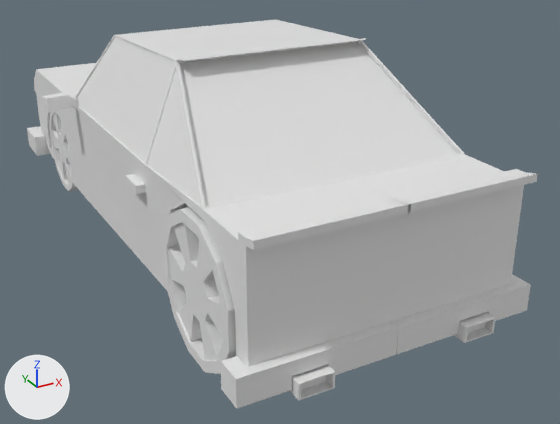
One commit to the Blender file Lab Equipment Games/LowCar.blend: the scene before it, then after it.
One viewpoint serves both versions: a 50 mm camera at (-2.36, -6.1, 2.48) aimed at (0.29, -1.28, 0.07). The axes (+X, +Y, +Z) are drawn at lower left. The lights are the same throughout.

The older version as bpy lines, for what is in view:
```python
me_cube_001 = bpy.data.meshes.new('Cube.001')
me_cube_001.from_pydata(...)  # 435 vertices, 348 faces; spans x -1.28..1.28, y -2.32..1.11, z -0.13..3.64
me_cube_002 = bpy.data.meshes.new('Cube.002')
me_cube_002.from_pydata(...)  # 168 vertices, 148 faces; spans x -1.03..-0.61, y -2.11..0.74, z -0.47..1.88
ob_cube = bpy.data.objects.new('Cube', me_cube_001)
ob_cube.location = (0.0, 0.0, 0.0)
ob_cube.scale = (0.9, 1.39, 0.399)
ob_wheels = bpy.data.objects.new('Wheels', me_cube_002)
ob_wheels.location = (0.0, 0.0, 0.0)
ob_wheels.scale = (0.9, 1.39, 0.399)
_m = ob_wheels.modifiers.new('Mirror', 'MIRROR')
```
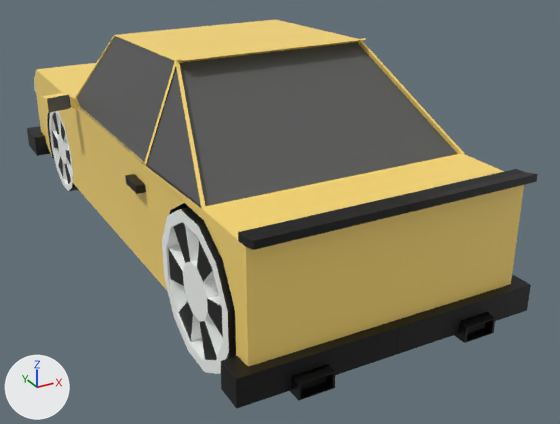
Pixel boxes (x1, y1, x2, y2) of what changed, in the pictures (560 x 424 px):
part 1 of me_cube_001, recoloured (grey to black)
    both: (68, 94, 538, 409)
part 2 of me_cube_001, recoloured (white to black)
    both: (27, 113, 54, 158)
part 3 of me_cube_001, recoloured (white to yellow)
    both: (146, 38, 366, 165)
part 4 of me_cube_001, recoloured (white to yellow)
    both: (34, 19, 504, 279)
part 5 of me_cube_001, recoloured (grey to yellow)
    both: (145, 165, 524, 367)
part 6 of me_cube_001, recoloured (white to grey)
    both: (47, 36, 457, 206)
part 7 of me_cube_002, recoloured
    both: (49, 111, 229, 374)
part 8 of me_cube_002, recoloured (grey to black)
    both: (52, 113, 223, 360)
part 9 of me_cube_002, recoloured (grey to black)
    both: (162, 207, 236, 374)

The change, as a diff of the scene's bpy script:
```diff
--- a/Lab Equipment Games/LowCar.blend.py
+++ b/Lab Equipment Games/LowCar.blend.py
@@ img_wheels @@
+img_wheels = load_image('Wheels', '_unpacked/Wheels', 1024, 1024, 'sRGB')
@@ img_wheel_white @@
+img_wheel_white = load_image('Wheel white', 'Tiers/Wheel white.png', 1024, 1024, 'sRGB')
@@ img_tier @@
+img_tier = load_image('Tier', 'Tiers/Tier.png', 1024, 1024, 'sRGB')
@@ img_car_frame @@
+img_car_frame = load_image('Car frame', 'Car frame.png', 1024, 1024, 'sRGB')
@@ img_everything_else @@
+img_everything_else = load_image('Everything else\\', 'Windows.png', 1024, 1024, 'sRGB')
@@ img_car @@
+img_car = load_image('Car', '_unpacked/Car', 1024, 1024, 'sRGB')
@@ mat_wheel_out @@
+mat_wheel_out = principled_material('Wheel out')
+mat_wheel_out.texture = img_wheels
@@ mat_wheels @@
+mat_wheels = principled_material('Wheels')
+mat_wheels.texture = img_wheel_white
@@ mat_tire @@
+mat_tire = principled_material('Tire')
+mat_tire.texture = img_tier
@@ mat_car @@
+mat_car = principled_material('Car')
+mat_car.texture = img_car_frame
@@ mat_windows @@
+mat_windows = principled_material('Windows')
+mat_windows.texture = img_everything_else
@@ mat_lights @@
+mat_lights = principled_material('Lights')
+mat_lights.base_color = (0.8, 0.8, 0.8)  # white #e7e7e7
@@ mat_material_001 @@
+mat_material_001 = principled_material('Material.001')
+mat_material_001.texture = img_car
@@ me_cube_001 @@
 me_cube_001.from_pydata(...)  # 435 vertices, 348 faces; spans x -1.28..1.28, y -2.32..1.11, z -0.13..3.64
 # used by ob_cube; location = (0.0, 0.0, 0.0); scale = (0.9, 1.39, 0.399)
+# me_cube_001 part 1: 163 of the faces centred in x -1.11..1.11, y -2.32..-0.09, z -0.13..2.25 switch from no material to mat_material_001 (picture img_car)
+# me_cube_001 part 2: 69 of the faces centred in x -1.11..1.11, y 0.18..1.11, z -0.06..1.53 switch from no material to mat_material_001 (picture img_car)
+# me_cube_001 part 3: 10 of the faces centred in x -0.88..0.73, y -1.55..-1.26, z 2.8..3.63 switch from no material to mat_material_001 (picture img_car)
+# me_cube_001 part 4: 82 of the faces centred in x -1.27..1.27, y -2.05..1.0, z 0.69..3.56 switch from no material to mat_car (picture img_car_frame)
+# me_cube_001 part 5: 6 of the faces centred in x -1.0..1.0, y -2.23..-1.52, z 1.1..1.26 switch from no material to mat_car (picture img_car_frame)
+# me_cube_001 part 6: 4 of the faces centred in x -1.16..0.0, y -1.53..-0.13, z 2.1..2.81 switch from no material to mat_windows (picture img_everything_else)
+me_cube_001.materials.append(mat_lights)  # white #e7e7e7
@@ me_cube_002 @@
 # used by ob_wheels; location = (0.0, 0.0, 0.0); scale = (0.9, 1.39, 0.399)
-me_cube_002.from_pydata(...)  # 168 vertices, 148 faces; spans x -1.03..-0.61, y -2.11..0.74, z -0.47..1.88
+me_cube_002.from_pydata(...)  # 180 vertices, 160 faces; spans x -1.03..-0.61, y -2.11..0.74, z -0.47..1.88
+# me_cube_002 part 7: 112 faces spanning x -1.03..-0.61, y -2.11..0.74, z -0.47..1.88 switch from no material to mat_wheels (picture img_wheel_white)
+# me_cube_002 part 8: 12 faces spanning x -1.02..-0.98, y -2.06..0.7, z -0.34..1.7 switch from no material to mat_wheel_out (picture img_wheels)
+# me_cube_002 part 9: 12 faces spanning x -1.03..-0.61, y -2.11..-1.44, z -0.47..1.88 switch from no material to mat_tire (picture img_tier)
```
